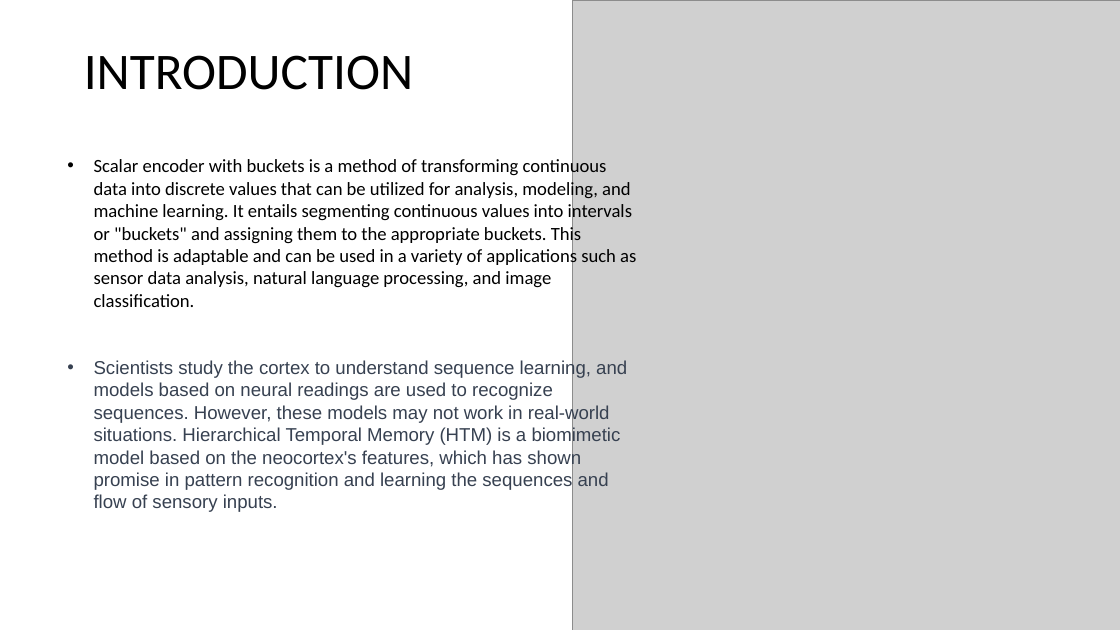
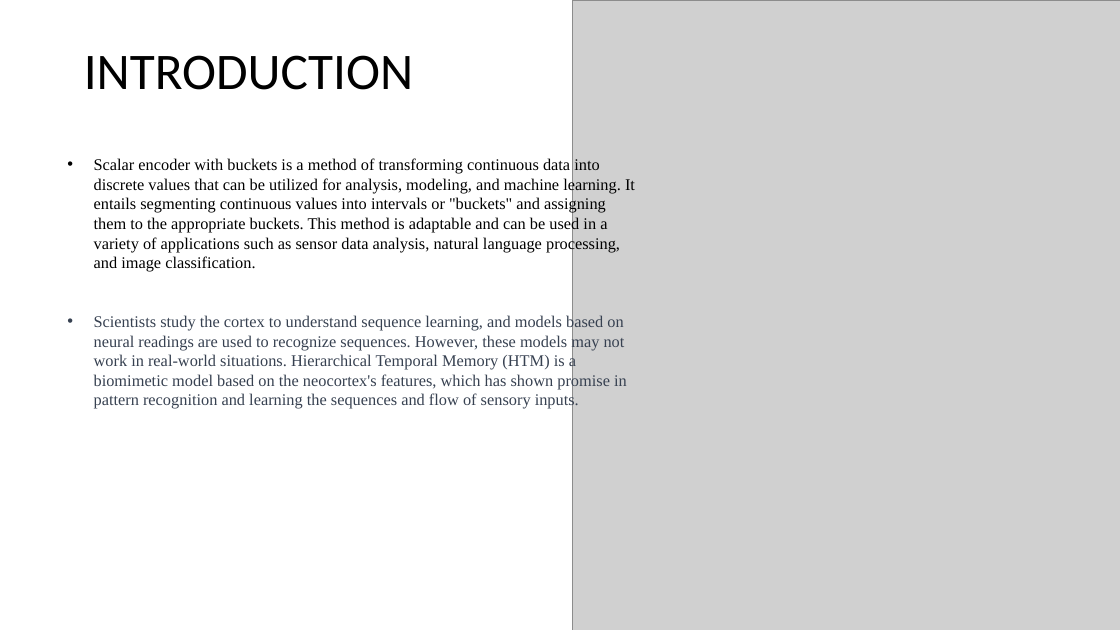
Before and after one commit to sahithkumar1999/neocortexapi, a slide deck: slide 4 of source/NeoCortexApi/Documents/Group Presentation[ScalarEncoder with Buckets].pptx. Drawn at 1120x630 pixels with LibreOffice and Linux fonts; fonts in the diff are those of the drawing; grey boxes stand for pictures. Boxes give left, top, right and bottom in pixels: in the first picture for what was removed or moved away, otherwise in the second. Text is boxed around its words. In the diff, an @@ line names an element or a change of style, - is before the commit and + after.

```diff
--- a/source/NeoCortexApi/Documents/Group Presentation[ScalarEncoder with Buckets].pptx
+++ b/source/NeoCortexApi/Documents/Group Presentation[ScalarEncoder with Buckets].pptx
@@ text "Scalar encoder with buckets is ..." at [94, 158, 635, 409]: size 16 to 14 pt; font Calibri to Times New Roman in "Scalar encoder with buckets is a method ..."; font Arial to Times New Roman in "Scientists study the cortex to understand sequence ..." @@
```
Also in this commit, not shown: 3 other slides changed, 7 slides added, 3 slides removed, 1 other file.
